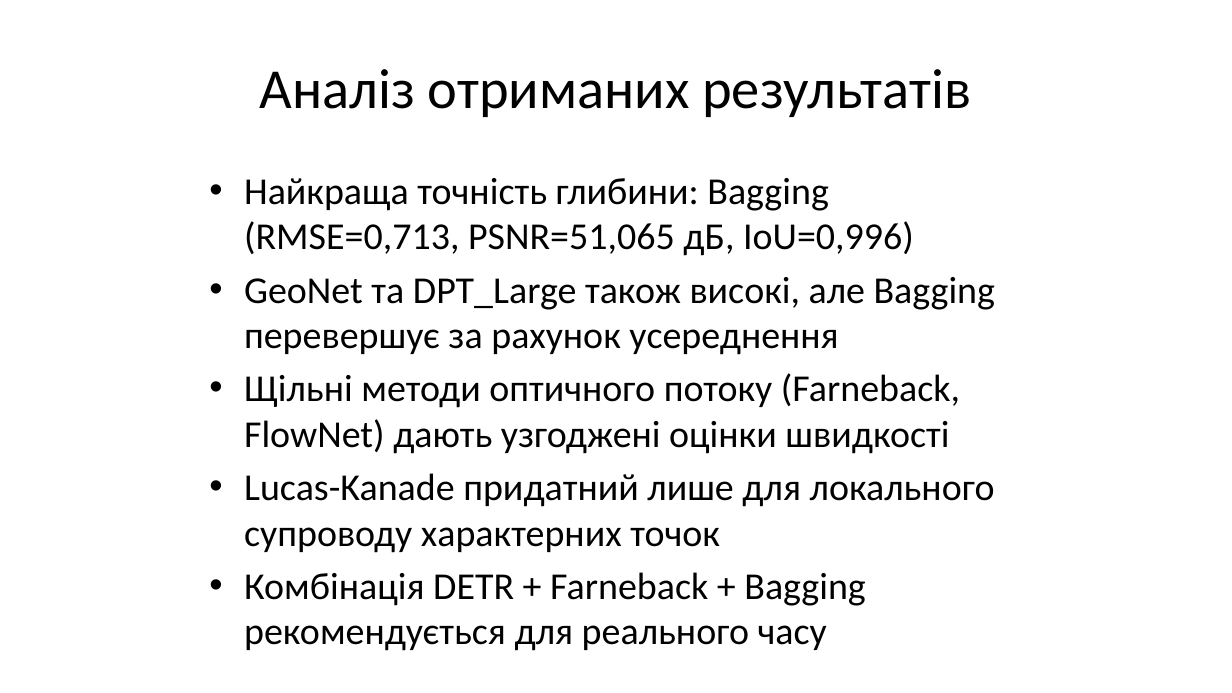
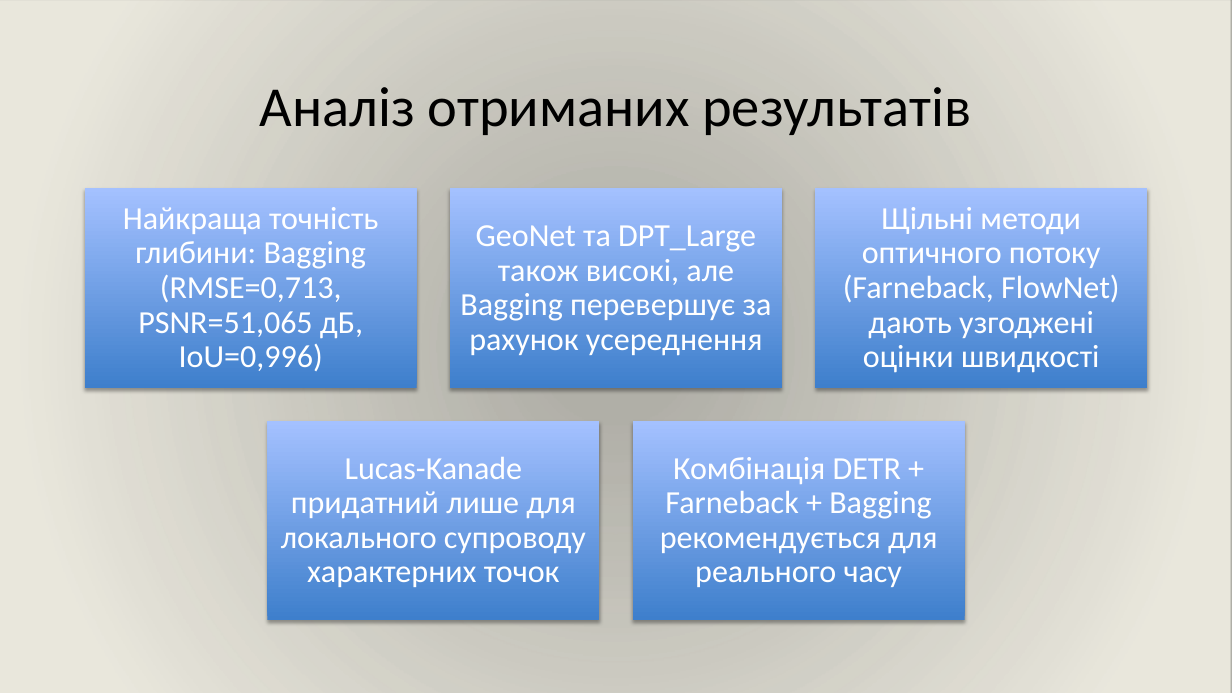
Before and after one commit to ly0wenka/dis_f, a slide deck: slide 35 of dissertation_Kondratov_full_37slides.pptx. Drawn at 1232x693 pixels with LibreOffice and Linux fonts; fonts in the diff are those of the drawing; background and template pictures are left out; a plain dark background stands for a picture behind light text. Boxes give left, top, right and bottom in pixels: in the first picture for what was removed or moved away, otherwise in the second. Text is boxed around its words. In the diff, an @@ line names an element or a change of style, - is before the commit and + after.

```diff
--- a/dissertation_Kondratov_full_37slides.pptx
+++ b/dissertation_Kondratov_full_37slides.pptx
@@ background #FFFFFF to picture (left out) @@
@@ rectangle added at [0,0,1232,693], fill gradient #EEECE1 @@
@@ title "Аналіз отриманих результатів": place and size @@
-title "Аналіз отриманих результатів" at [260,69,971,117]
+title "Аналіз отриманих результатів" at [260,87,971,135]
@@ text removed at [244,178,995,606] @@
-• Найкраща точність глибини: Bagging (RMSE=0,713, PSNR=51,065 дБ, IoU=0,996)
-• GeoNet та DPT_Large також високі, але Bagging перевершує за рахунок усереднення
-• Щільні методи оптичного потоку (Farneback, FlowNet) дають узгоджені оцінки швидкості
-• Lucas-Kanade придатний лише для локального супроводу характерних точок
-• Комбінація DETR + Farneback + Bagging рекомендується для реального часу
@@ group added at [85,189,1147,621]: 5 rectangles, 5 texts @@
+Найкраща точність глибини: Bagging (RMSE=0,713, PSNR=51,065 дБ, IoU=0,996)
+GeoNet та DPT_Large також високі, але Bagging перевершує за рахунок усереднення
+Щільні методи оптичного потоку (Farneback, FlowNet) дають узгоджені оцінки швидкості
+Lucas-Kanade придатний лише для локального супроводу характерних точок
+Комбінація DETR + Farneback + Bagging рекомендується для реального часу
```
Also in this commit, not shown: 36 other slides changed, 1 other file.
